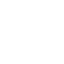
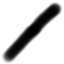
Two versions of the same layered image (64×64). Layer-by-layer changes:
renamed "4" to "1", painted on it over (x1=1, y1=2, x2=63, y2=64)
showed "Background", painted on it over (x1=1, y1=2, x2=63, y2=64)
